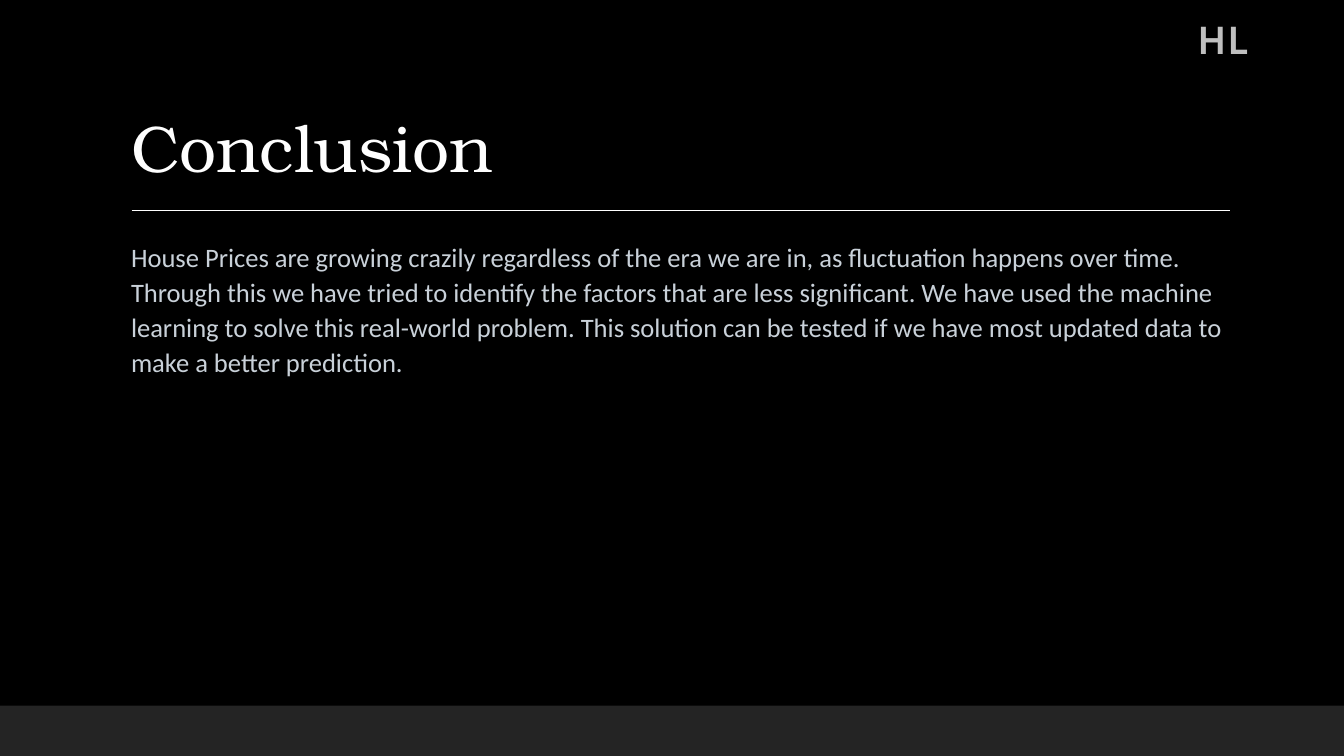
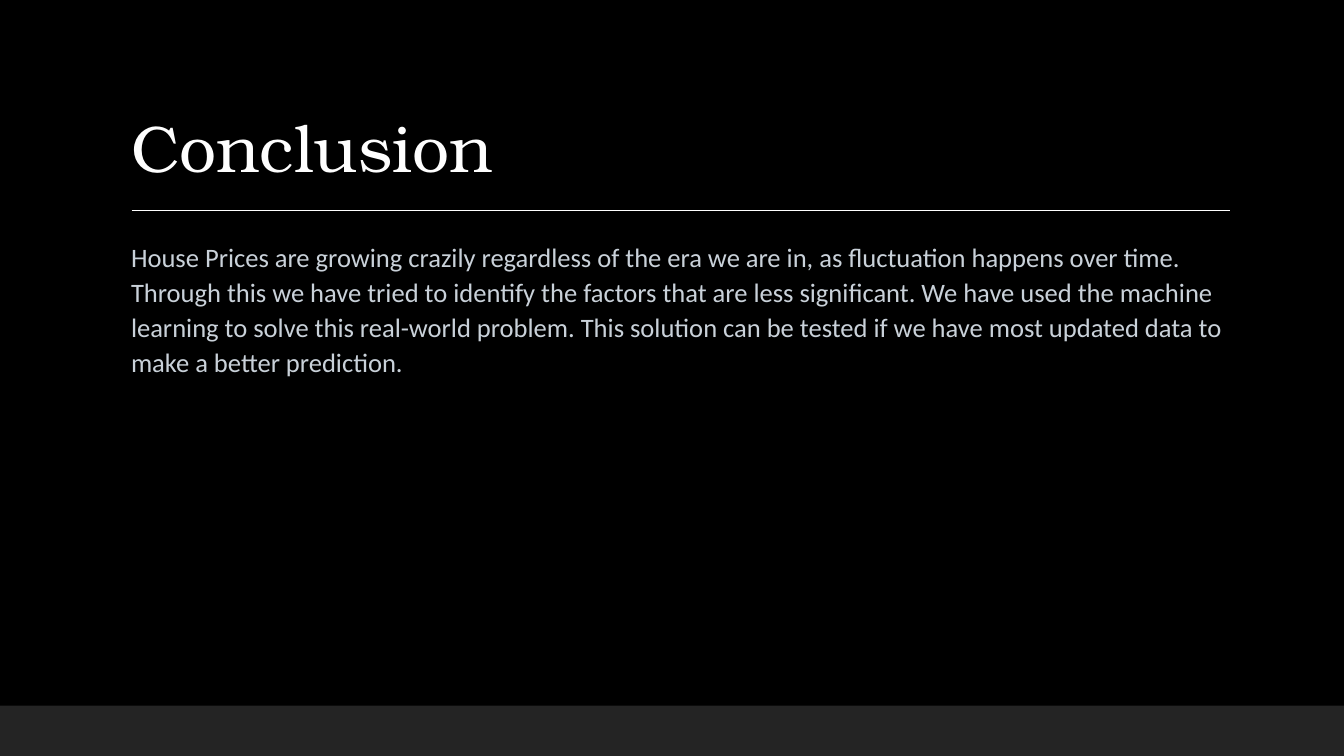
Before and after one commit to Franco1230/Data-Bootcamp-Final-Project, a slide deck: slide 12 of FINAL PROJECT.pptx. Drawn at 1344x756 pixels with LibreOffice and Linux fonts; fonts in the diff are those of the drawing; background and template pictures are left out. Boxes give left, top, right and bottom in pixels: in the first picture for what was removed or moved away, otherwise in the second. Text is boxed around its words. In the diff, an @@ line names an element or a change of style, - is before the commit and + after.

```diff
--- a/FINAL PROJECT.pptx
+++ b/FINAL PROJECT.pptx
@@ text removed at <box>1198,26,1248,54</box> @@
-HL
```
Also in this commit, not shown: 10 other slides changed.
